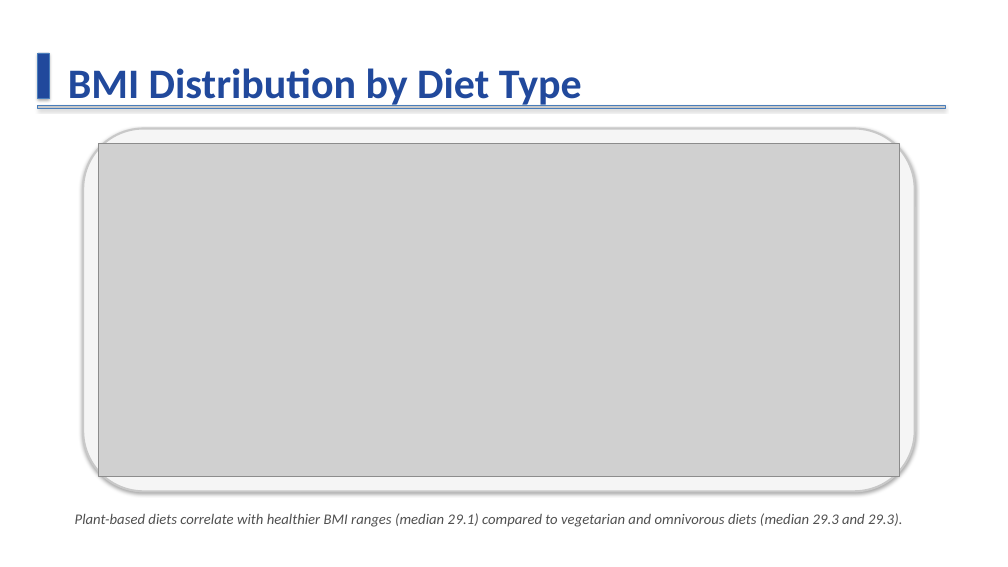
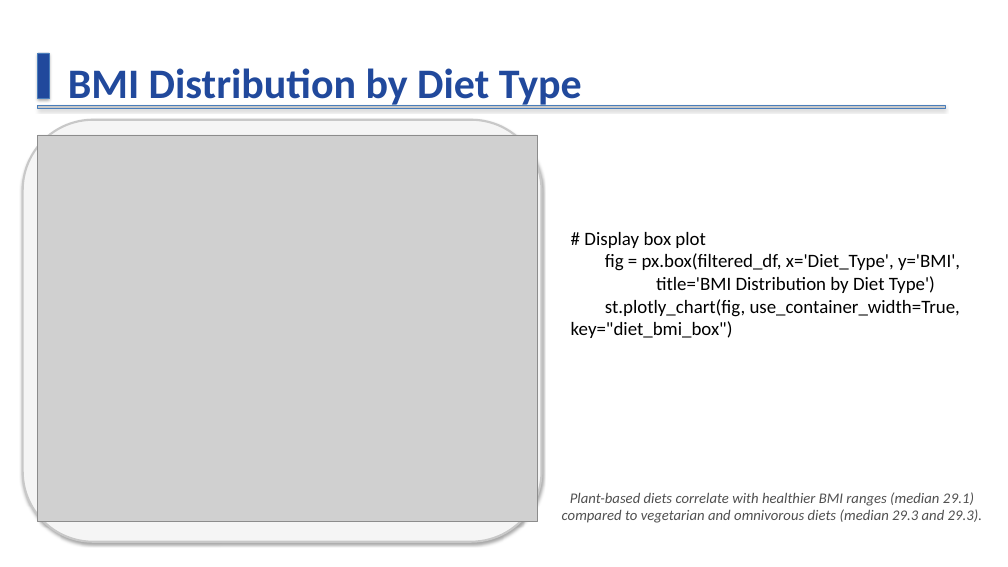
Before and after one commit to Aayush-Chawla/Dietary-Patterns-DAP, a slide deck: slide 8 of Indian_Dietary_Analysis_Modern.pptx. Drawn at 1008x567 pixels with LibreOffice and Linux fonts; fonts in the diff are those of the drawing; grey boxes stand for pictures. Boxes give left, top, right and bottom in pixels: in the first picture for what was removed or moved away, otherwise in the second. Text is boxed around its words. In the diff, an @@ line names an element or a change of style, - is before the commit and + after.

```diff
--- a/Indian_Dietary_Analysis_Modern.pptx
+++ b/Indian_Dietary_Analysis_Modern.pptx
@@ rounded rectangle: place and size @@
-rounded rectangle at bbox=[83, 129, 915, 492]
+rounded rectangle at bbox=[23, 119, 541, 541]
@@ picture: place and size @@
-picture at bbox=[98, 144, 900, 476]
+picture at bbox=[38, 135, 538, 522]
@@ text added at bbox=[571, 232, 960, 338], 18 pt, text #000000 @@
+# Display box plot
+fig = px.box(filtered_df, x='Diet_Type', y='BMI',
+title='BMI Distribution by Diet Type')
+st.plotly_chart(fig, use_container_width=True, key="diet_bmi_box")
@@ text "Plant-based diets correlate with healthier ..." rewrapped from bbox=[75, 513, 902, 527] to bbox=[562, 492, 982, 523] @@
```
Also in this commit, not shown: 5 other slides changed.
